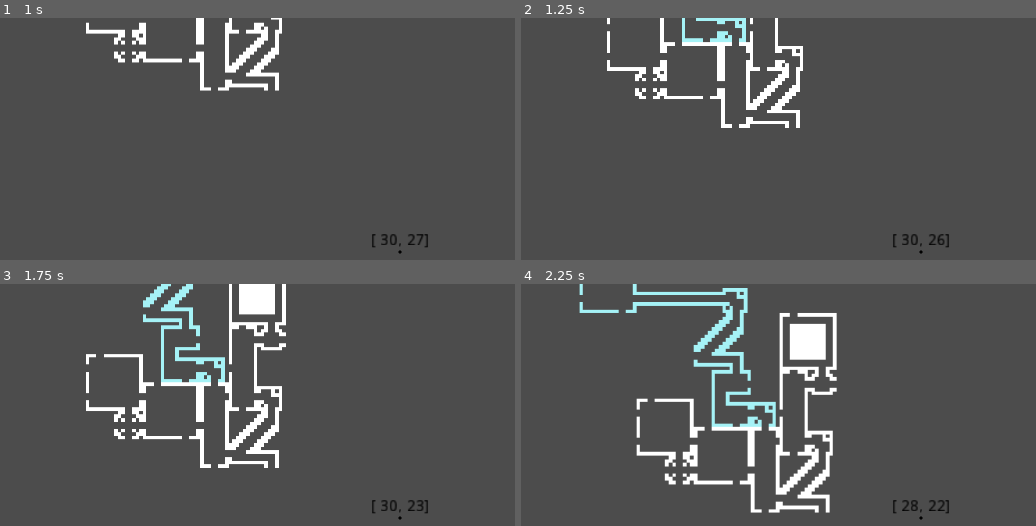
Above: before the commit, frames 1-4 (two rows, left to right).
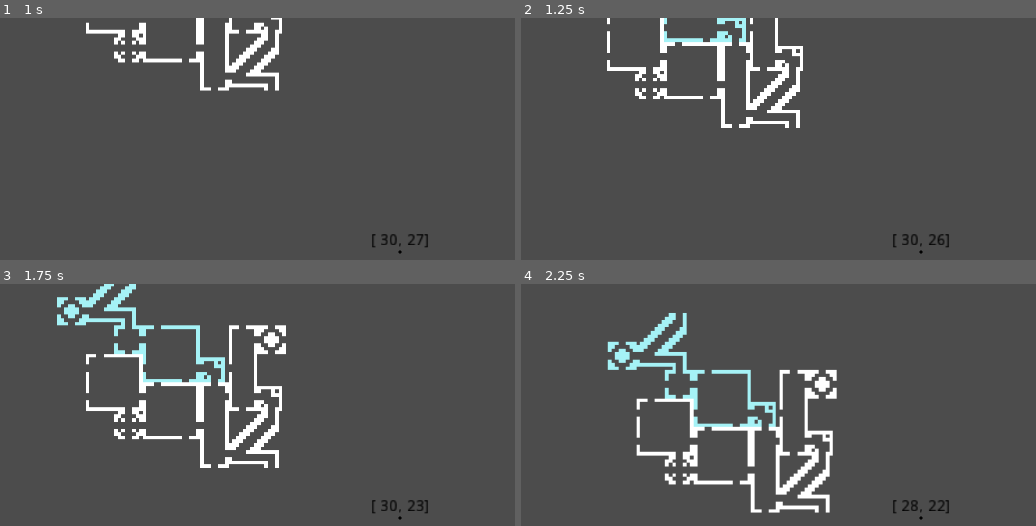
Above: after the commit, the same moments.

Repository: DarknessCatt/lost-soul-generator-study
Game: Godot game, scene res://roomcedural/map_generator/Map_Generator.tscn
Two runs of this game, one before a commit and one after it. Both use one fixed random seed, a clock stepped at 60 frames per second and the inputs below. The project has no main scene, so this scene is started directly.
Inputs:
- Up to frame 1 (1 s): tap Enter at 0.5 s; hold Up (ui_up) from 0.53 s (still down)
- Up to frame 2 (1.25 s): keep holding Up (ui_up)
- Up to frame 3 (1.75 s): keep holding Up (ui_up)
- Up to frame 4 (2.25 s): release Up (ui_up) at 2.03 s; hold Left (ui_left) from 2.03 s (still down)

Frame 1 is identical in both runs. In frame 2, 0.2% of the frame differs, in the area x 27-39%, y 0-10%; in frame 3, 4.3%; in frame 4, 6.6%, in the area x 11-62%, y 0-60%.

Commit message:
Adds Power Rooms

Diff:
--- a/roomcedural/map_generator/Map_Generator.gd
+++ b/roomcedural/map_generator/Map_Generator.gd
@@ -31,9 +31,9 @@
 	start_room["map_position"] = room_pos
 	place_room(start_room, room_pos, $Tile_Map1)
 
-	room_list += make_path(exit_data[1], exit_data[0], 8, $Tile_Map1)
+	room_list += make_path(exit_data[1], exit_data[0], 6, $Tile_Map1)
 
-	for _x in range(rand_range(1, 4)):
+	for _x in range(rand_range(1, 3)):
 		room_list.pop_front()
 
 	while true:
@@ -49,7 +49,7 @@
 			break
 
 	if not exit_data.empty():
-		room_list += make_path(exit_data[1], exit_data[0], 6, $Tile_Map2)
+		room_list += make_path(exit_data[1], exit_data[0], 4, $Tile_Map2)
 
 func dir_is_valid(room_pos : Vector2, direction : int) -> bool:
 	match(direction):
@@ -173,4 +173,11 @@
 
 		$Room_Manager.prepare_room_list(room_types.NORMAL, from_direction)
 
+	#Adding Power Room
+	$Room_Manager.prepare_room_list(room_types.POWER)
+	var power_room = $Room_Manager.get_room()
+	exit_data = choose_exit(power_room, room_pos)
+	power_room["map_position"] = room_pos
+	place_room(power_room, room_pos, Tile_Map)
+
 	return rooms_list
--- a/roomcedural/room_manager/Room_Manager.gd
+++ b/roomcedural/room_manager/Room_Manager.gd
@@ -49,7 +49,7 @@
 	room_queue.list = normal_rooms[exit_dir.UP]
 	room_queue.list.shuffle()
 	start_rooms.list.shuffle()
-	#power_rooms.list.shuffle()
+	power_rooms.list.shuffle()
 
 func prepare_room_list(type: int, dir : int = exit_dir.UP) -> void:
 	match(type):
@@ -59,6 +59,9 @@
 
 		room_types.NORMAL:
 			room_queue.list = normal_rooms[dir]
+
+		room_types.POWER:
+			room_queue.list = power_rooms.list
 
 	room_queue.list.shuffle()
 	room_queue.pointer = 0
